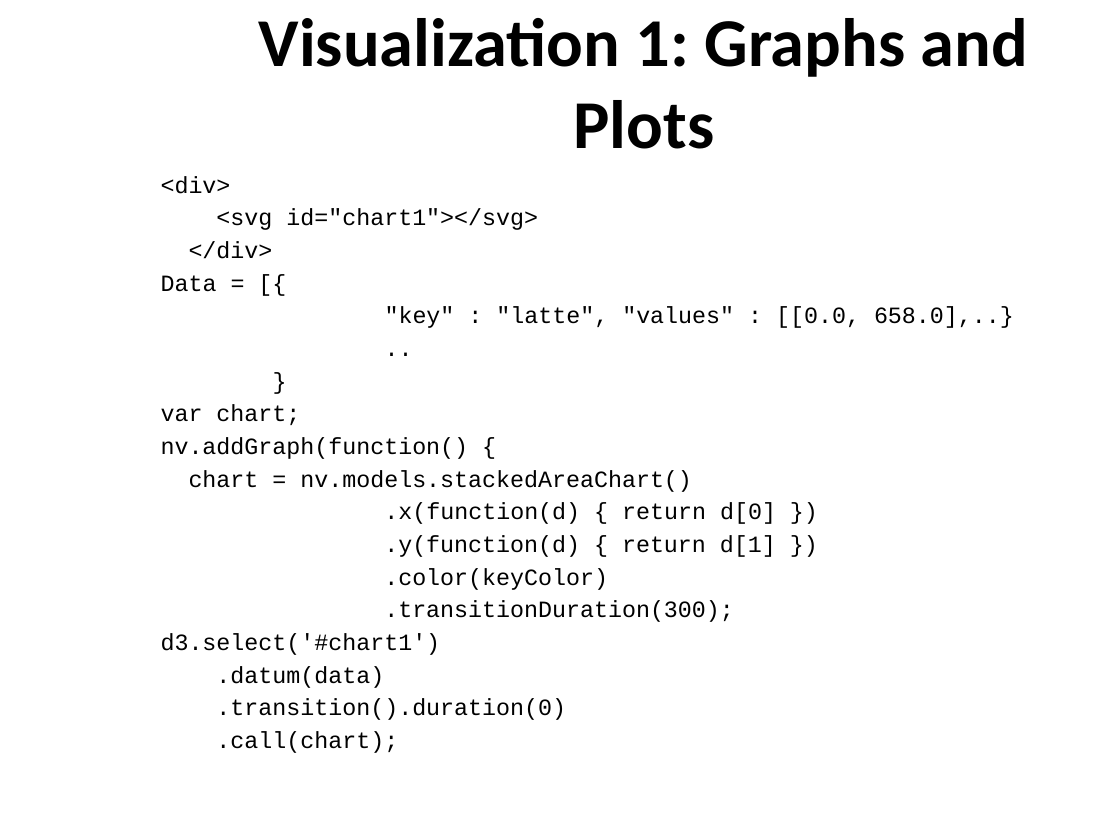
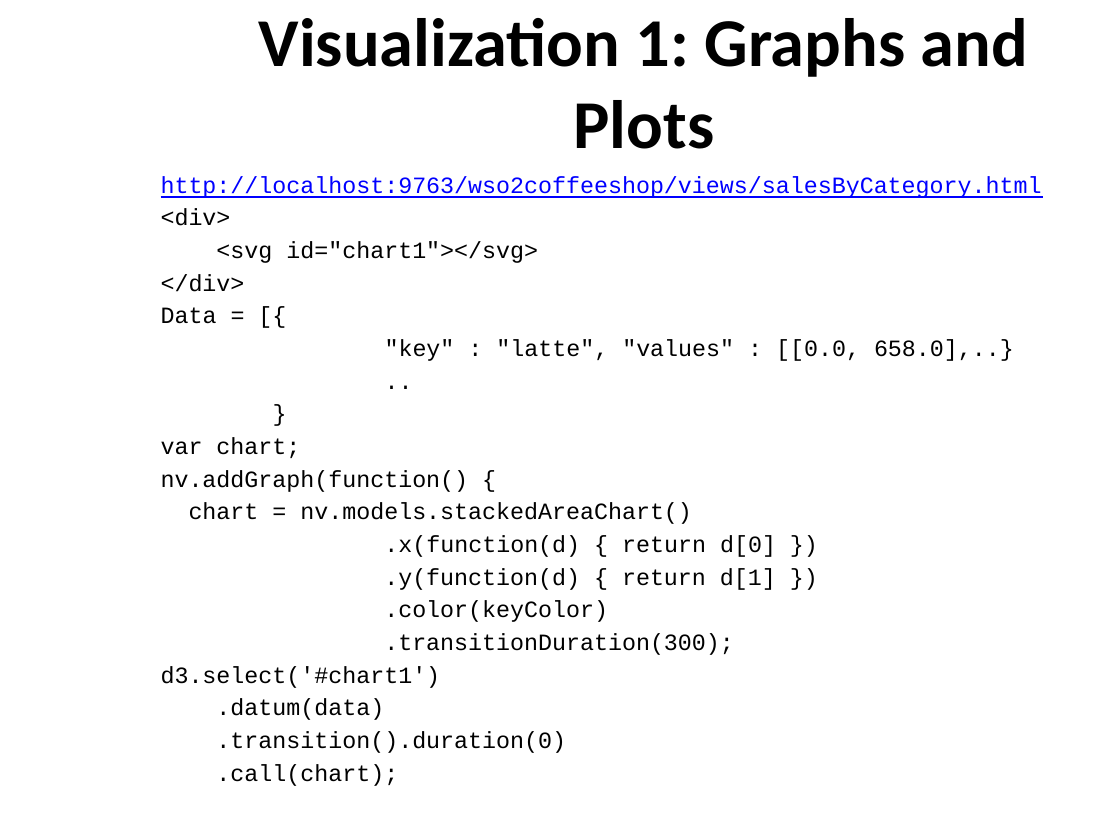
Before and after one commit to nuwanbando/coffee-shop, a slide deck: slide 21 of slides/WebAppDevelopmentWithJavaScript.pptx. Drawn at 1120x840 pixels with LibreOffice and Linux fonts; fonts in the diff are those of the drawing; background and template pictures are left out. Boxes give left, top, right and bottom in pixels: in the first picture for what was removed or moved away, otherwise in the second. Text is boxed around its words. In the diff, an @@ line names an element or a change of style, - is before the commit and + after.

Commit message:
update to viz and slides

```diff
--- a/slides/WebAppDevelopmentWithJavaScript.pptx
+++ b/slides/WebAppDevelopmentWithJavaScript.pptx
@@ text at [161, 176, 1042, 198]: paragraph added @@
+http://localhost:9763/wso2coffeeshop/views/salesByCategory.html
```
Also in this commit, not shown: 1 other slide changed, 1 other file.
